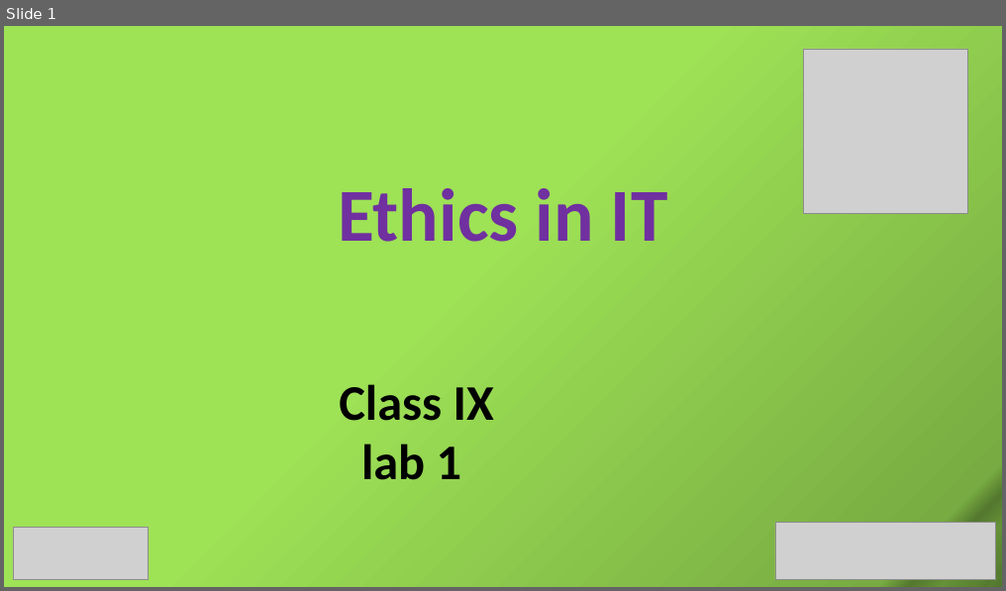
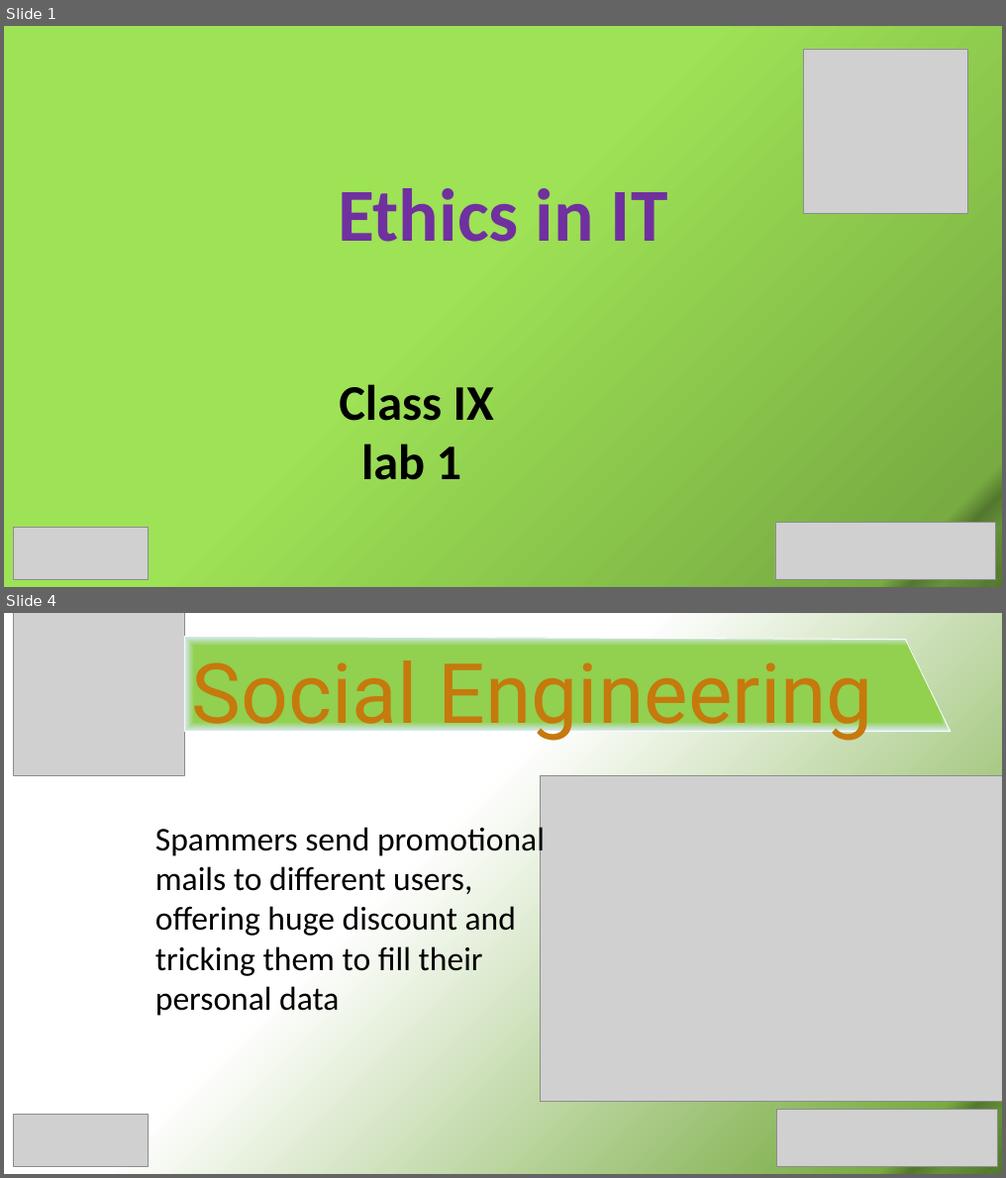
Before and after one commit to SabitDeepto/IIDP, a slide deck: class 10/1.Ethics in IT/2. Presentation/Ethics 1.pptx. Shown one above the other, each under a label of ours: slide 1 before the commit, slides 1 and 4 after it; the slides between them are not shown. The pictures are 1006x591 and 1006x1178 pixels, drawn with LibreOffice and Linux fonts; fonts in the diff are those of the drawing; grey boxes stand for pictures. Boxes give left, top, right and bottom in pixels: in the first picture for what was removed or moved away, otherwise in the second. Text is boxed around its words. In the diff, an @@ line names an element or a change of style, - is before the commit and + after.

```diff
--- a/class 10/1.Ethics in IT/2. Presentation/Ethics 1.pptx
+++ b/class 10/1.Ethics in IT/2. Presentation/Ethics 1.pptx
@@ slide 4 added at (4,613,1002,1174), background gradient #FFFFFF to #78AC42 to #54782E to #659138 to #5C8433 to #557A2F to #577D30 to #52762D @@
@@ picture added at (13,613,184,775) @@
@@ freeform shape added at (184,636,950,731), fill gradient #92D050 to #D8E9FA, outline #FFFFFF 1 pt @@
@@ text added at (192,661,873,743), 80 pt, text #C6790C @@
+Social Engineering
@@ picture added at (540,775,1002,1102) @@
@@ text added at (155,823,545,1016), 32 pt, text #000000 @@
+Spammers send promotional mails to different users, offering huge discount and tricking them to fill their personal data
@@ picture added at (13,1115,148,1166) @@
@@ picture added at (776,1109,997,1167) @@
```
Also in this commit, not shown: 1 slide changed, 5 other slides added, 5 slides removed, 5 other files.
